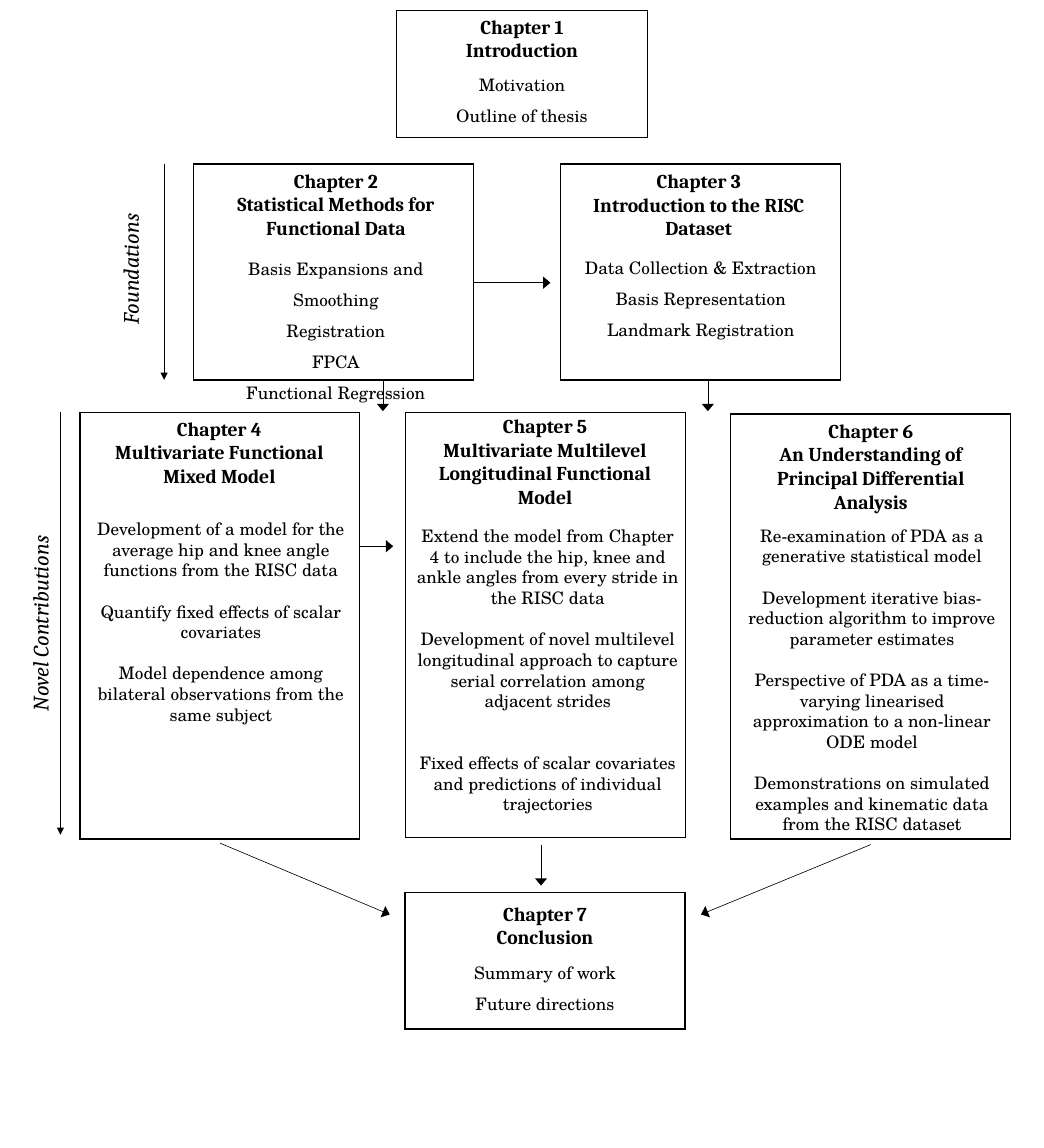
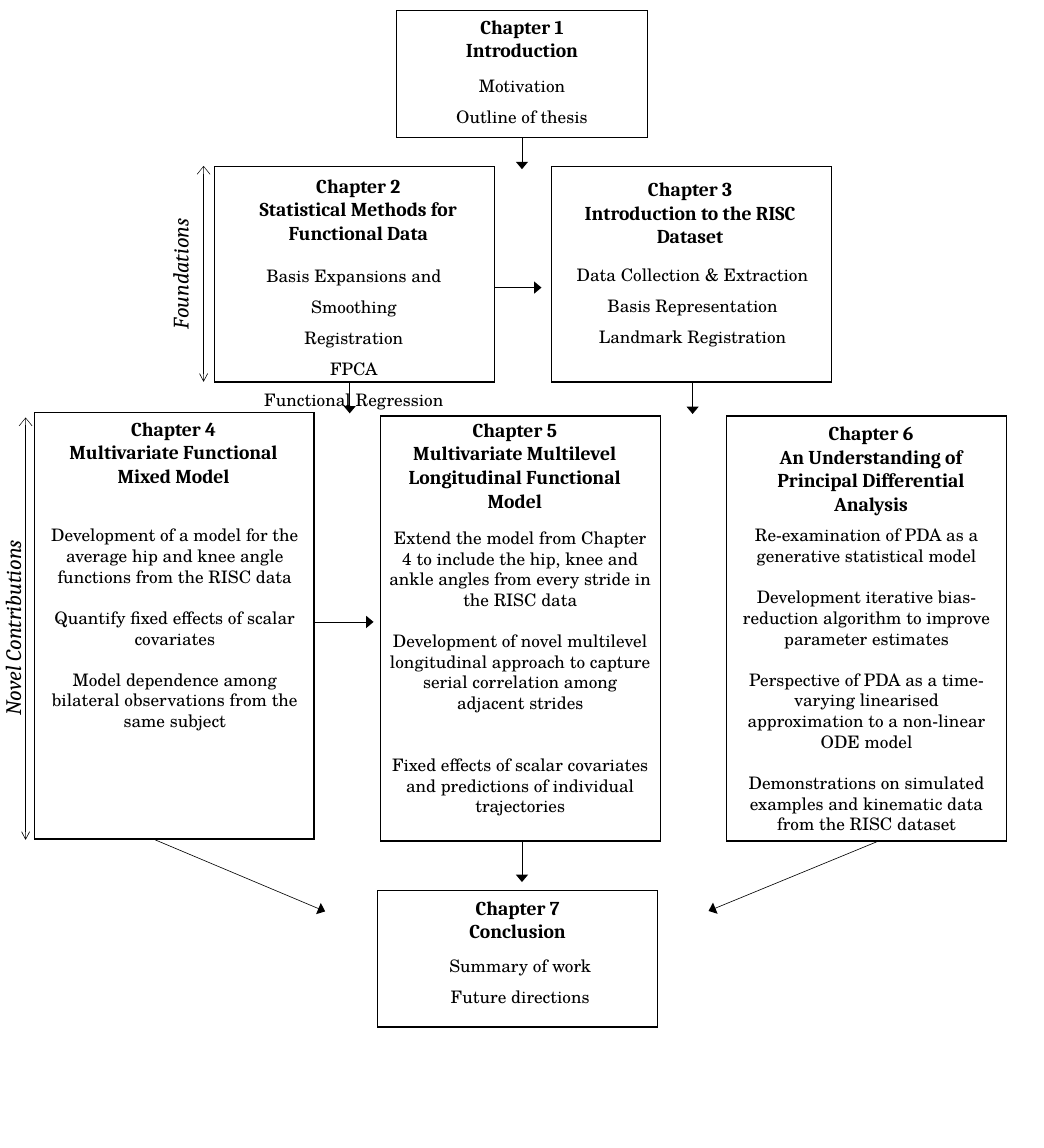
Before and after one commit to FAST-ULxNUIG/thesis-chapt-1-2, a slide deck: slide 1 of figures/outline-of-thesis-diagram.pptx. Drawn at 1044x1148 pixels with LibreOffice and Linux fonts; fonts in the diff are those of the drawing. Boxes give left, top, right and bottom in pixels: in the first picture for what was removed or moved away, otherwise in the second. Text is boxed around its words. In the diff, an @@ line names an element or a change of style, - is before the commit and + after.

```diff
--- a/figures/outline-of-thesis-diagram.pptx
+++ b/figures/outline-of-thesis-diagram.pptx
@@ arrow added from (522, 138) to (522, 169), #000000 0.5 pt @@
@@ text "Foundations": place and size @@
-text "Foundations" at <box>116,225,145,322</box>
+text "Foundations" at <box>165,229,194,326</box>
@@ arrow moved from (164, 164) - (164, 380) to (203, 166) - (203, 382) @@
@@ arrow (203, 166) - (203, 382): arrow to double arrow @@
@@ rectangle: place and size @@
-rectangle at <box>194,164,474,380</box>
+rectangle at <box>215,166,495,382</box>
@@ text "Chapter 2": place and size @@
-text "Chapter 2" at <box>237,174,434,235</box>
+text "Chapter 2" at <box>260,179,457,240</box>
@@ text "Chapter 3": place and size @@
-text "Chapter 3" at <box>593,174,805,235</box>
+text "Chapter 3" at <box>585,182,796,243</box>
@@ rectangle: place and size @@
-rectangle at <box>561,164,842,380</box>
+rectangle at <box>552,166,832,382</box>
@@ text "Basis Expansions and Smoothing": place and size @@
-text "Basis Expansions and Smoothing" at <box>246,262,426,405</box>
+text "Basis Expansions and Smoothing" at <box>264,269,444,412</box>
@@ text "Data Collection & Extraction": place and size @@
-text "Data Collection & Extraction" at <box>585,261,816,340</box>
+text "Data Collection & Extraction" at <box>577,268,808,347</box>
@@ arrow moved from (474, 283) - (551, 283) to (494, 287) - (542, 287) @@
@@ arrow moved from (383, 380) - (383, 411) to (350, 382) - (350, 414) @@
@@ arrow moved from (708, 380) - (708, 411) to (693, 383) - (693, 414) @@
@@ text "Novel Contributions": place and size @@
-text "Novel Contributions" at <box>25,548,54,710</box>
+text "Novel Contributions" at <box>0,552,27,714</box>
@@ arrow moved from (60, 413) - (60, 835) to (26, 417) - (26, 841) @@
@@ arrow (26, 417) - (26, 841): arrow to double arrow @@
@@ text "Chapter 4": place and size @@
-text "Chapter 4" at <box>115,422,323,483</box>
+text "Chapter 4" at <box>69,422,277,483</box>
@@ rectangle: place and size @@
-rectangle at <box>80,413,360,840</box>
+rectangle at <box>34,413,315,840</box>
@@ text "Chapter 5": place and size @@
-text "Chapter 5" at <box>439,419,650,504</box>
+text "Chapter 5" at <box>409,423,620,508</box>
@@ rectangle: place and size @@
-rectangle at <box>406,413,686,838</box>
+rectangle at <box>380,416,660,842</box>
@@ rectangle: place and size @@
-rectangle at <box>731,414,1011,839</box>
+rectangle at <box>727,416,1007,842</box>
@@ text "Development of a model for ...": place and size @@
-text "Development of a model for ..." at <box>97,522,345,725</box>
+text "Development of a model for ..." at <box>51,528,298,731</box>
@@ text "Extend the model from Chapter ...": place and size @@
-text "Extend the model from Chapter ..." at <box>417,529,678,814</box>
+text "Extend the model from Chapter ..." at <box>389,531,651,816</box>
@@ text "Re-examination of PDA as a ...": place and size @@
-text "Re-examination of PDA as a ..." at <box>748,529,995,831</box>
+text "Re-examination of PDA as a ..." at <box>743,528,989,831</box>
@@ arrow moved from (360, 546) - (393, 546) to (314, 622) - (374, 622) @@
@@ arrow moved from (220, 843) - (390, 915) to (156, 841) - (325, 911) @@
@@ arrow moved from (541, 845) - (541, 886) to (522, 842) - (522, 882) @@
@@ arrow moved from (871, 845) - (701, 915) to (879, 842) - (709, 911) @@
@@ rectangle: place and size @@
-rectangle at <box>405,893,685,1029</box>
+rectangle at <box>377,891,658,1027</box>
@@ text "Chapter 7": place and size @@
-text "Chapter 7" at <box>497,907,594,945</box>
+text "Chapter 7" at <box>469,901,566,939</box>
@@ text "Summary of work": place and size @@
-text "Summary of work" at <box>474,966,616,1011</box>
+text "Summary of work" at <box>449,959,591,1004</box>
```
Also in this commit, not shown: 1 other file.
